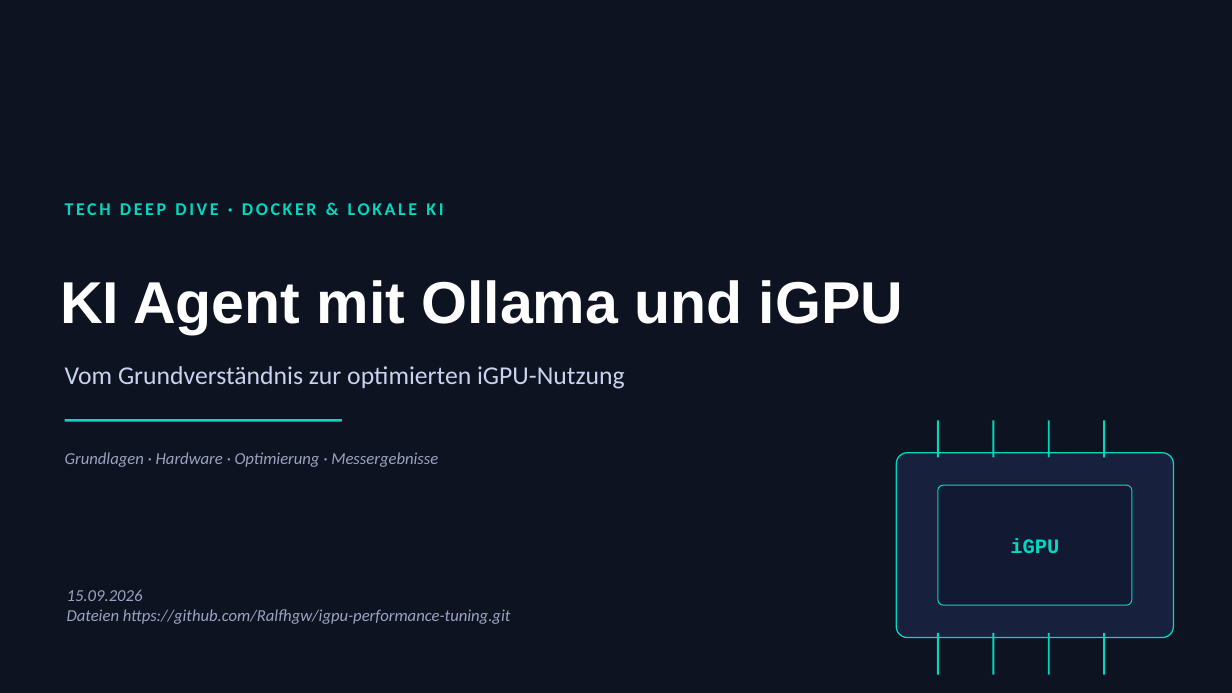
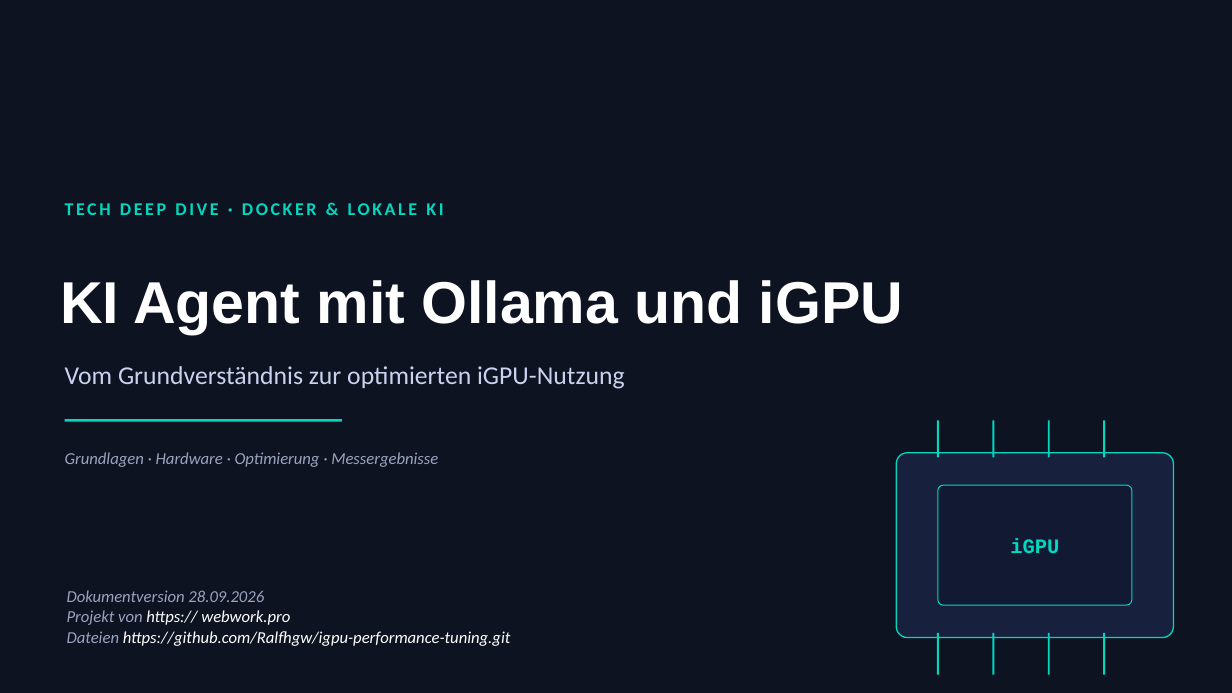
Before and after one commit to Ralfhgw/igpu-performance-tuning, a slide deck: slide 1 of Ollama_iGPU_Performance_Tuning.pptx. Drawn at 1232x693 pixels with LibreOffice and Linux fonts; fonts in the diff are those of the drawing. Boxes give left, top, right and bottom in pixels: in the first picture for what was removed or moved away, otherwise in the second. Text is boxed around its words. In the diff, an @@ line names an element or a change of style, - is before the commit and + after.

```diff
--- a/Ollama_iGPU_Performance_Tuning.pptx
+++ b/Ollama_iGPU_Performance_Tuning.pptx
@@ text at (67, 590, 290, 625): text changed @@
-15.09.2026
+Dokumentversion 28.09.2026
+Projekt von https:// webwork.pro
@@ text at (67, 631, 511, 646): text colour #9AA3C0 to #FFFFFF in "https://github.com/Ralfhgw/igpu-performance-tuning.git" @@
```
Also in this commit, not shown: 23 other slides changed, 2 slides added, 9 slides removed, 8 other files.
